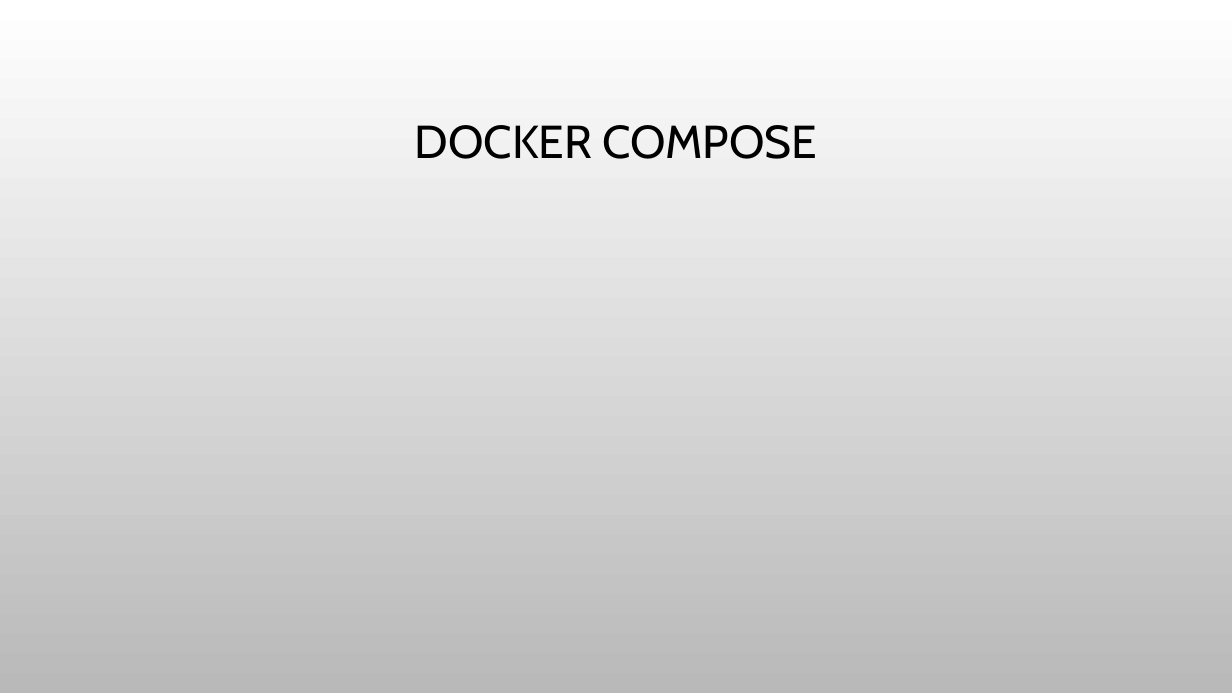
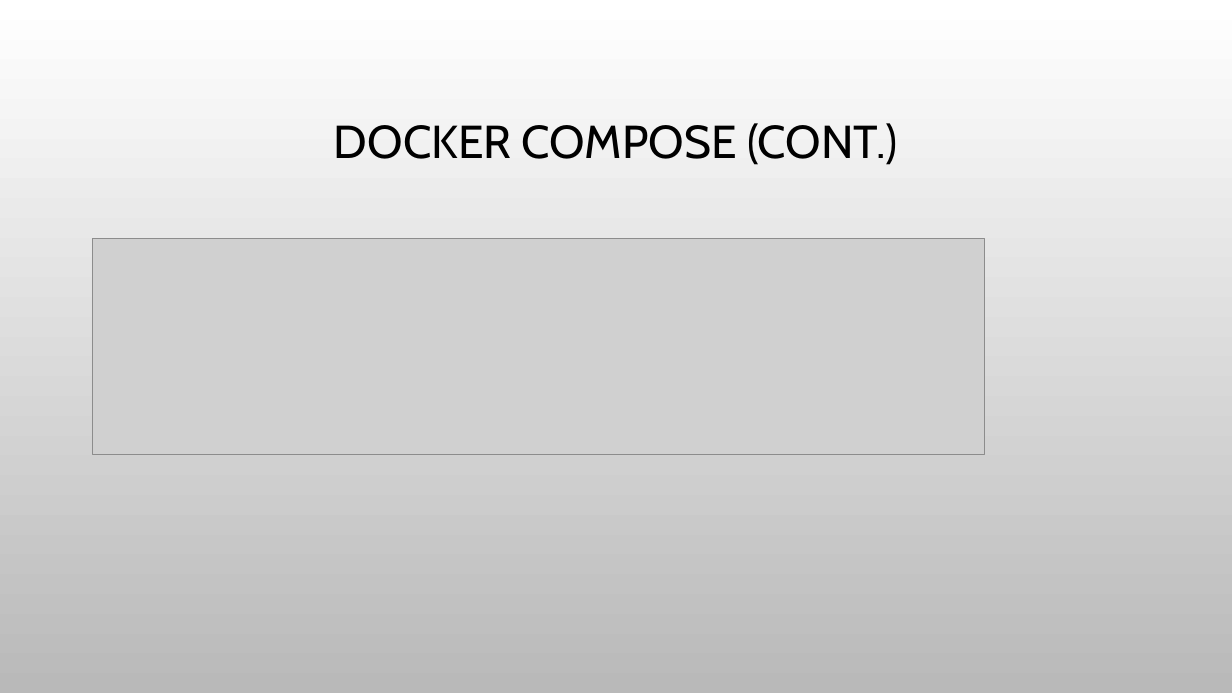
Before and after one commit to haixiang1977/iris, a slide deck: slide 21 of Docker architect.pptx (slide 18 before the commit). Drawn at 1232x693 pixels with LibreOffice and Linux fonts; fonts in the diff are those of the drawing; grey boxes stand for pictures; background and template pictures are left out. Boxes give left, top, right and bottom in pixels: in the first picture for what was removed or moved away, otherwise in the second. Text is boxed around its words. In the diff, an @@ line names an element or a change of style, - is before the commit and + after.

Commit message:
Update docker-compose file

```diff
--- a/Docker architect.pptx
+++ b/Docker architect.pptx
@@ title at box(334, 123, 898, 165): text changed @@
-DOCKER COMPOSE
+DOCKER COMPOSE (CONT.)
@@ picture added at box(92, 238, 985, 455) @@
```
Also in this commit, not shown: 4 slides added, 1 other file.
